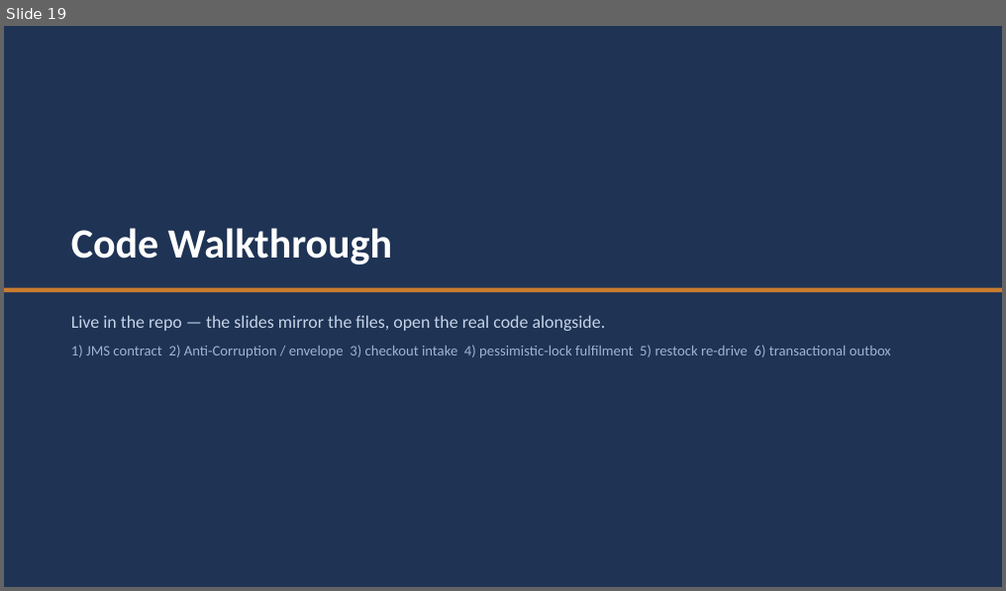
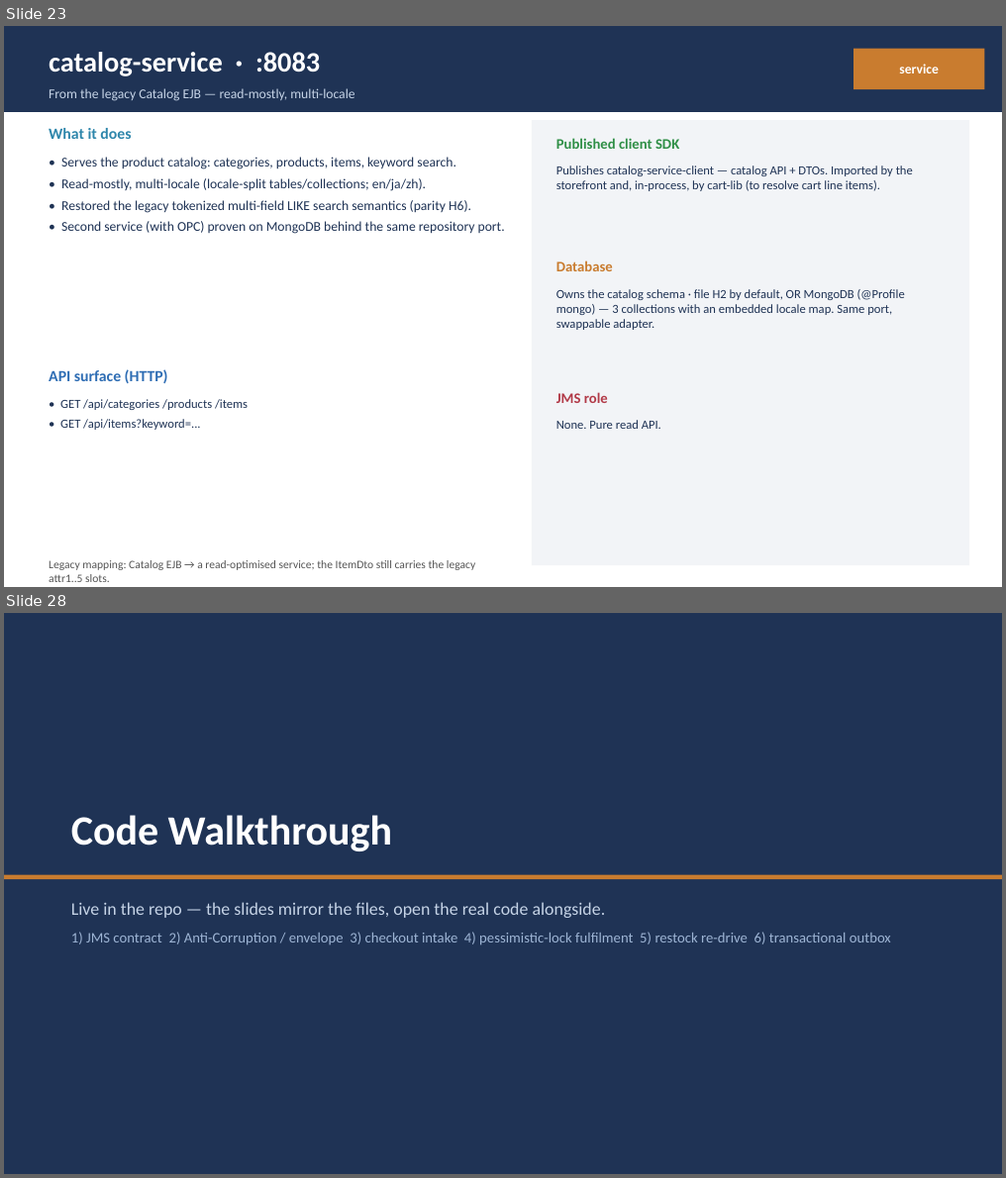
Before and after one commit to Vishak-94/pet-store, a slide deck: docs/PetStore_Demo_45min.pptx. Shown one above the other, each under a label of ours: slide 19 before the commit, slides 23 and 28 after it; the slides between them are not shown. The pictures are 1006x591 and 1006x1178 pixels, drawn with LibreOffice and Linux fonts; fonts in the diff are those of the drawing. Boxes give left, top, right and bottom in pixels: in the first picture for what was removed or moved away, otherwise in the second. Text is boxed around its words. In the diff, an @@ line names an element or a change of style, - is before the commit and + after.

```diff
--- a/docs/PetStore_Demo_45min.pptx
+++ b/docs/PetStore_Demo_45min.pptx
@@ slide 23 added at <box>4,26,1002,587</box>, background #FFFFFF @@
@@ rectangle added at <box>4,26,1002,112</box>, fill #1F3355 @@
@@ text added at <box>49,52,320,76</box>, 27 pt, text #FFFFFF, bold @@
+catalog-service · :8083
@@ rectangle added at <box>853,49,985,89</box>, fill #C97C2F @@
@@ text added at <box>899,64,939,74</box>, 13 pt, text #FFFFFF, bold @@
+service
@@ text added at <box>49,88,354,101</box>, 13 pt, text #C5D3E6 @@
+From the legacy Catalog EJB — read-mostly, multi-locale
@@ text added at <box>49,128,131,139</box>, 15 pt, text #2E86AB, bold @@
+What it does
@@ rectangle added at <box>532,120,969,566</box>, fill #F2F4F7 @@
@@ text added at <box>556,138,679,149</box>, 14 pt, text #2F8F46, bold @@
+Published client SDK
@@ text added at <box>61,157,505,234</box>, 13 pt, text #1F3355 @@
+• Serves the product catalog: categories, products, items, keyword search.
+• Read-mostly, multi-locale (locale-split tables/collections; en/ja/zh).
+• Restored the legacy tokenized multi-field LIKE search semantics (parity H6).
+• Second service (with OPC) proven on MongoDB behind the same repository port.
@@ text added at <box>556,166,913,191</box>, 12 pt, text #1F3355 @@
+Publishes catalog-service-client — catalog API + DTOs. Imported by the storefront and, in-process, by cart-lib (to resolve cart line items).
@@ text added at <box>556,261,613,272</box>, 14 pt, text #C97C2F, bold @@
+Database
@@ text added at <box>556,289,905,330</box>, 12 pt, text #1F3355 @@
+Owns the catalog schema · file H2 by default, OR MongoDB (@Profile mongo) — 3 collections with an embedded locale map. Same port, swappable adapter.
@@ text added at <box>49,370,168,383</box>, 15 pt, text #2E6DB4, bold @@
+API surface (HTTP)
@@ text added at <box>60,399,248,430</box>, 12 pt, text #1F3355 @@
+• GET /api/categories /products /items
+• GET /api/items?keyword=...
@@ text added at <box>556,392,608,403</box>, 14 pt, text #B23A48, bold @@
+JMS role
@@ text added at <box>556,420,661,429</box>, 12 pt, text #1F3355 @@
+None. Pure read API.
@@ text added at <box>49,561,475,582</box>, 11 pt, text #555555 @@
+Legacy mapping: Catalog EJB → a read-optimised service; the ItemDto still carries the legacy attr1..5 slots.
@@ what was slide 19 is now slide 28 @@
```
Also in this commit, not shown: 1 slide changed, 8 other slides added, 1 other file.
